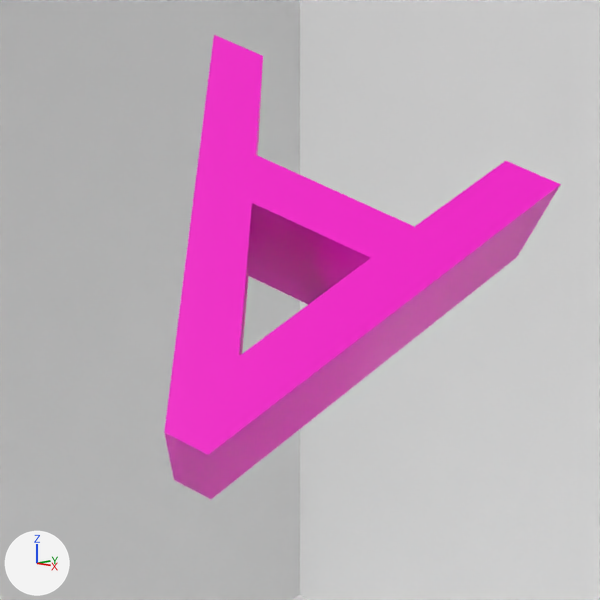
The Blender file cad/background.blend: old version first, new version second.
One viewpoint serves both versions: the file's camera 'Camera'. Lighting does not change. The marker at lower left points along +X, +Y and +Z.

In view in the first picture: 'A', 'Cube'.
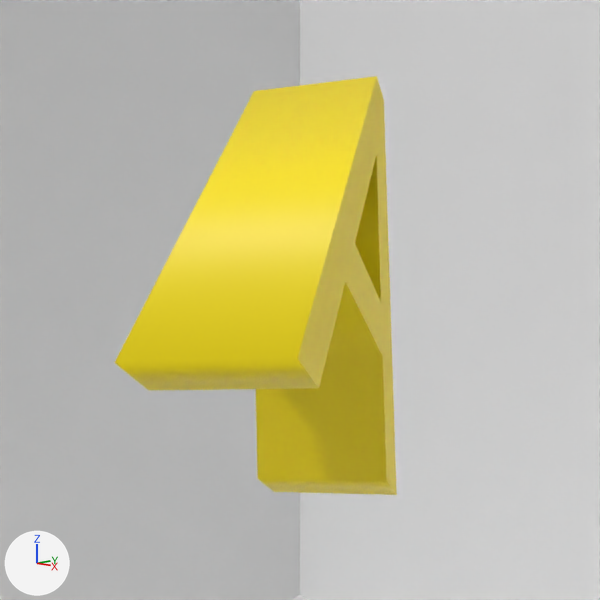
Where the change shows, as pixel boxes (x1, y1, x2, y2) in the pictures (600 x 600 px):
'A', recoloured, turned (pink to yellow): before (164, 35, 561, 499); after (115, 76, 397, 495)

Patch to the scene script:
```diff
--- a/cad/background.blend.py
+++ b/cad/background.blend.py
@@ mat_letter_material @@
 mat_letter_material = principled_material('Letter Material')
-mat_letter_material.base_color = (1.0, 0.0, 0.648)  # pink #ff00d3
+mat_letter_material.base_color = (1.0, 0.798, 0.0)  # yellow #ffe700
@@ ob_a @@
 ob_a.location = (0.0, 0.0, 0.4)
-ob_a.rotation_euler = (5.44, 5.878, 3.687)  # degrees (312, 337, 211)
+ob_a.rotation_euler = (4.825, 3.763, 2.013)  # degrees (276, 216, 115)
```
